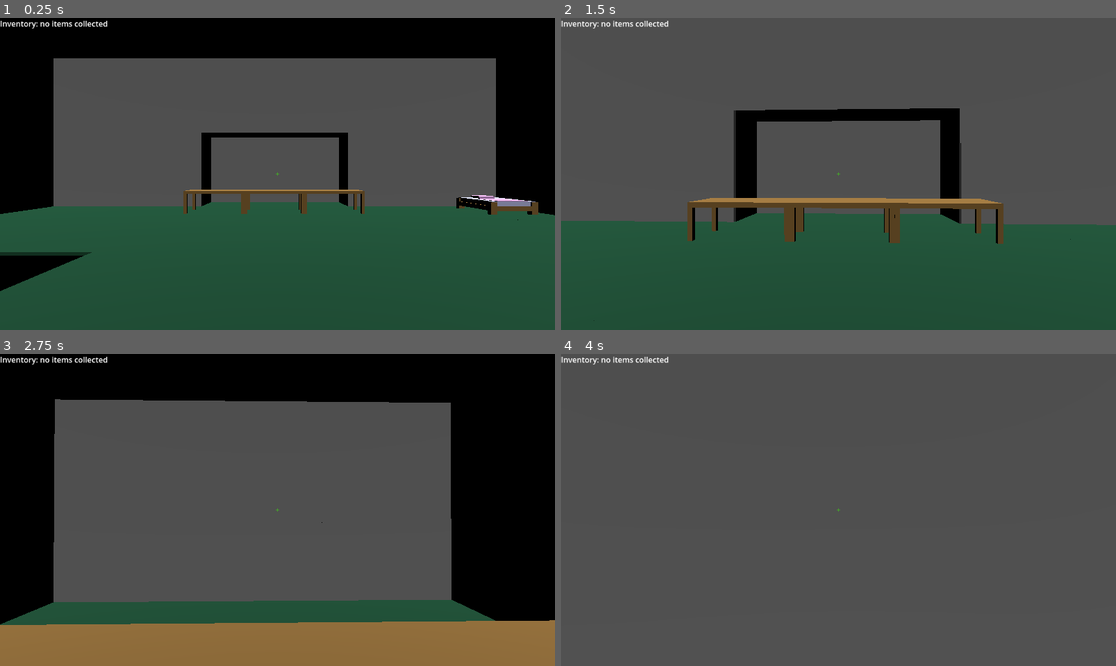
Above: before the commit, frames 1-4 (two rows, left to right).
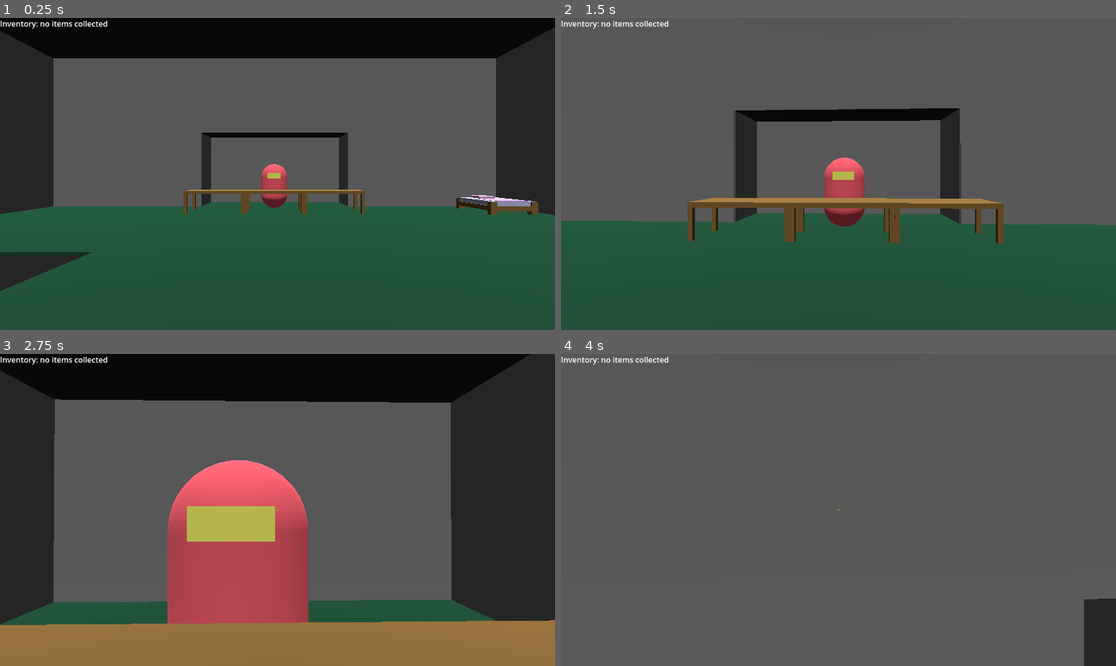
Above: after the commit, the same moments.

Repository: jamklex/3dshooter
Game: Godot game, scene res://scenes/ship/_main.tscn
The game is run twice, just before and just after one commit, with the same random seed, the same clock (stepped at 60 frames per second) and the same inputs.
Inputs (mouse positions are in pixels of both pictures, inside the frame that each line leads up to):
- Up to frame 1 (0.25 s): no input
- Up to frame 2 (1.5 s): tap Enter at 0.5 s; move the mouse to (866, 174) at 0.52 s; hold W (forward) from 0.53 s (still down); tap E (interact) at 0.6, 1.35 s; tap Space (jump) at 0.77 s; move the mouse to (810, 174) at 1.27 s
- Up to frame 3 (2.75 s): keep holding W (forward); tap Space (jump) at 1.52 s; move the mouse to (288, 503) at 2.02 s; tap E (interact) at 2.1 s
- Up to frame 4 (4 s): keep holding W (forward); move the mouse to (832, 516) at 2.77 s; tap E (interact) at 2.85, 3.6 s; tap Space (jump) at 3.02, 3.77 s; move the mouse to (877, 513) at 3.52 s

The runs differ from the first frame. In frame 1, 13% of the frame differs, in the area x 0-100%, y 3-88%; in frame 2, 3.7%; in frame 3, 34%, in the area x 0-100%, y 0-87%; in frame 4, 1.2%.

Commit message:
add skybox, npcs and teleport func

Diff:
--- a/assets/models/item/item.gd
+++ b/assets/models/item/item.gd
@@ -19,6 +19,7 @@
 	return interactable
 
 func interact(player: Player):
+	WorldUtil.teleport("ship", Vector3(-1,-3,-12))
 	InteractionHelper.add_onto(player, {"collectable_item_" + str(id):1})
 	interactable = false
 	self.queue_free()
--- a/assets/models/player/player.gd
+++ b/assets/models/player/player.gd
@@ -18,6 +18,8 @@
 var run_inventory: Dictionary
 
 func _ready():
+	if WorldUtil.playerStartPos and WorldUtil.playerStartPos != Vector3.ZERO:
+		position = WorldUtil.playerStartPos
 	Input.mouse_mode = Input.MOUSE_MODE_CAPTURED # locks mouse to screen
 	run_inventory = {}
 	WorldUtil.player = self
--- a/scenes/ship/_main.tscn
+++ b/scenes/ship/_main.tscn
@@ -12,6 +12,7 @@
 [ext_resource type="PackedScene" uid="uid://b0txtjr8s3wtd" path="res://assets/models/stairs/stairs.tscn" id="7_hgcep"]
 [ext_resource type="Script" path="res://shared/scripts/npc.gd" id="9_gwpfa"]
 [ext_resource type="PackedScene" uid="uid://bjck182qlnf7v" path="res://assets/models/glassFloor/glassFloor.tscn" id="10_cff1o"]
+[ext_resource type="Environment" uid="uid://b3d10lm251cel" path="res://scenes/ship/shipEnvironment.tres" id="13_vfn25"]
 
 [sub_resource type="CapsuleShape3D" id="CapsuleShape3D_vveou"]
 height = 1.72733
@@ -1075,7 +1076,41 @@
 transform = Transform3D(-4.37114e-08, 0, 1, 0, 1, 0, -1, 0, -4.37114e-08, 7.9045, 9.49949e-08, -15.3886)
 
 [node name="table7" parent="upperShip" instance=ExtResource("2_a5rda")]
-transform = Transform3D(-4.37114e-08, 0, -1, 0, 1, 0, 1, 0, -4.37114e-08, 8.506, 0, -15.378)
+transform = Transform3D(-4.37114e-08, 0, -1, 0, 1, 0, 1, 0, -4.37114e-08, 8.38095, 0, -15.378)
+
+[node name="roboUpgrader" type="StaticBody3D" parent="upperShip"]
+transform = Transform3D(-1, 0, -2.62268e-07, 0, 1, 0, 2.62268e-07, 0, -1, -6.04289e-07, 0, -20.3693)
+script = ExtResource("9_gwpfa")
+dialog_data_path = "res://scenes/ship/dialogs/roboUpgrader.json"
+
+[node name="Collission" type="CollisionShape3D" parent="upperShip/roboUpgrader"]
+transform = Transform3D(1, 0, 0, 0, 1, 0, 0, 0, 1, 0.0136678, 0.850179, 0.0339056)
+shape = SubResource("CapsuleShape3D_vveou")
+
+[node name="Skin" type="MeshInstance3D" parent="upperShip/roboUpgrader"]
+transform = Transform3D(1, 0, 0, 0, 1, 0, 0, 0, 1, 0.0129072, 0.846775, 0.0355329)
+mesh = SubResource("CapsuleMesh_mdxky")
+
+[node name="Front" type="MeshInstance3D" parent="upperShip/roboUpgrader/Skin"]
+transform = Transform3D(0.5, 0, 0, 0, 0.2, 0, 0, 0, 0.2, 0, 0.406, -0.453)
+mesh = SubResource("BoxMesh_l0a1o")
+
+[node name="weaponShop" type="StaticBody3D" parent="upperShip"]
+transform = Transform3D(-2.18557e-07, 0, 1, 0, 1, 0, -1, 0, -2.18557e-07, 6.05326, 0, -4.27917)
+script = ExtResource("9_gwpfa")
+dialog_data_path = "res://scenes/ship/dialogs/weaponShop.json"
+
+[node name="Collission" type="CollisionShape3D" parent="upperShip/weaponShop"]
+transform = Transform3D(1, 0, 0, 0, 1, 0, 0, 0, 1, 0.0136678, 0.850179, 0.0339056)
+shape = SubResource("CapsuleShape3D_vveou")
+
+[node name="Skin" type="MeshInstance3D" parent="upperShip/weaponShop"]
+transform = Transform3D(1, 0, 0, 0, 1, 0, 0, 0, 1, 0.0129072, 0.846775, 0.0355329)
+mesh = SubResource("CapsuleMesh_mdxky")
+
+[node name="Front" type="MeshInstance3D" parent="upperShip/weaponShop/Skin"]
+transform = Transform3D(0.5, 0, 0, 0, 0.2, 0, 0, 0, 0.2, 0, 0.406, -0.453)
+mesh = SubResource("BoxMesh_l0a1o")
 
 [node name="lowerShip" type="Node3D" parent="."]
 transform = Transform3D(1, 0, 0, 0, 1, 0, 0, 0, 1, 0, -0.005, 0)
@@ -1296,3 +1331,23 @@
 
 [node name="table" parent="lowerShip" instance=ExtResource("2_a5rda")]
 transform = Transform3D(1, 0, 0, 0, 1, 0, 0, 0, 1, 3, -3, -10.212)
+
+[node name="itemSeller" type="StaticBody3D" parent="lowerShip"]
+transform = Transform3D(1, 0, 3.49691e-07, 0, 1, 0, -3.49691e-07, 0, 1, 3.08714, -2.94661, -8.84602)
+script = ExtResource("9_gwpfa")
+dialog_data_path = "res://scenes/ship/dialogs/itemSeller.json"
+
+[node name="Collission" type="CollisionShape3D" parent="lowerShip/itemSeller"]
+transform = Transform3D(1, 0, 0, 0, 1, 0, 0, 0, 1, 0.0136678, 0.850179, 0.0339056)
+shape = SubResource("CapsuleShape3D_vveou")
+
+[node name="Skin" type="MeshInstance3D" parent="lowerShip/itemSeller"]
+transform = Transform3D(1, 0, 0, 0, 1, 0, 0, 0, 1, 0.0129073, 0.846775, 0.035533)
+mesh = SubResource("CapsuleMesh_mdxky")
+
+[node name="Front" type="MeshInstance3D" parent="lowerShip/itemSeller/Skin"]
+transform = Transform3D(0.5, 0, 0, 0, 0.2, 0, 0, 0, 0.2, 0, 0.406, -0.453)
+mesh = SubResource("BoxMesh_l0a1o")
+
+[node name="WorldEnvironment" type="WorldEnvironment" parent="."]
+environment = ExtResource("13_vfn25")
--- /dev/null
+++ b/scenes/ship/dialogs/itemSeller.json
@@ -0,0 +1,11 @@
+{
+	"text": "Hey, how can i help you?",
+	"answers":
+	{
+		"Let me see my last loot!": {
+			"action": "openLastLootInventory",
+			"id": "1"
+		},
+		"Bye": {}
+	}
+}
--- /dev/null
+++ b/scenes/ship/dialogs/roboUpgrader.json
@@ -0,0 +1,11 @@
+{
+	"text": "Hey, how can i help you?",
+	"answers":
+	{
+		"Let me see your upgrades!": {
+			"action": "openRoboUpgradeShop",
+			"id": "1"
+		},
+		"Bye": {}
+	}
+}
--- /dev/null
+++ b/scenes/ship/dialogs/weaponShop.json
@@ -0,0 +1,11 @@
+{
+	"text": "Hey, how can i help you?",
+	"answers":
+	{
+		"Let me see your weapons!": {
+			"action": "openWeaponShop",
+			"id": "1"
+		},
+		"Bye": {}
+	}
+}
--- /dev/null
+++ b/scenes/ship/shipEnvironment.tres
@@ -0,0 +1,16 @@
+[gd_resource type="Environment" load_steps=4 format=3 uid="uid://b3d10lm251cel"]
+
+[ext_resource type="Texture2D" uid="uid://bjldt6rnsnlu0" path="res://scenes/ship/loc00180_2_Space_Sky_watermark.jpg" id="1_y4kkj"]
+
+[sub_resource type="PanoramaSkyMaterial" id="PanoramaSkyMaterial_0jwpf"]
+panorama = ExtResource("1_y4kkj")
+
+[sub_resource type="Sky" id="Sky_tqcj1"]
+sky_material = SubResource("PanoramaSkyMaterial_0jwpf")
+
+[resource]
+background_mode = 2
+sky = SubResource("Sky_tqcj1")
+ambient_light_source = 2
+ambient_light_color = Color(0.337255, 0.337255, 0.337255, 1)
+glow_intensity = 4.25
--- a/shared/dialog/dialog.gd
+++ b/shared/dialog/dialog.gd
@@ -24,8 +24,15 @@
 func _loadNextPart():
 	if not "text" in dialog_data:
 		if "action" in dialog_data:
-			print("do action '", dialog_data["action"], "' with id '", dialog_data["id"], "'")
-			get_tree().change_scene_to_file("res://scenes/level_1/_main.tscn")
+			var action = dialog_data["action"]
+			if "id" in dialog_data:
+				print("call '" + action + "' with id: " + str(dialog_data["id"]))
+				if WorldUtil.has_method(action):
+					WorldUtil.call(action, int(dialog_data["id"]))
+			else:
+				print("call '" + action + "'")
+				if WorldUtil.has_method(action):
+					WorldUtil.call(action)
 		_closeDialog()
 		return
 	_showText(dialog_data["text"])
--- a/shared/scripts/worldUtil.gd
+++ b/shared/scripts/worldUtil.gd
@@ -1,5 +1,6 @@
 extends Node
 
+var playerStartPos: Vector3
 var player: Player
 var playerCam: Camera3D
 var currentDialog: Dialog
@@ -18,3 +19,10 @@
 	remove_child(currentDialog)
 	currentDialog = null
 	WorldUtil.player.isInConversation = false
+
+func teleport(sceneName:String, pos:Vector3=Vector3.ZERO):
+	playerStartPos = pos
+	get_tree().change_scene_to_file("res://scenes/" + sceneName + "/_main.tscn")
+
+func teleportToMissionMap(levelId:int):
+	teleport("level_" + str(levelId))
Not shown: 1 places in scenes/ship/_main.tscn that only renumber resources
Binary file added: scenes/ship/loc00180_2_Space_Sky_watermark.jpg
Not shown, added: scenes/ship/loc00180_2_Space_Sky_watermark.jpg.import
Not shown, added: scenes/ship/skyboxHDRIsLink.txt
